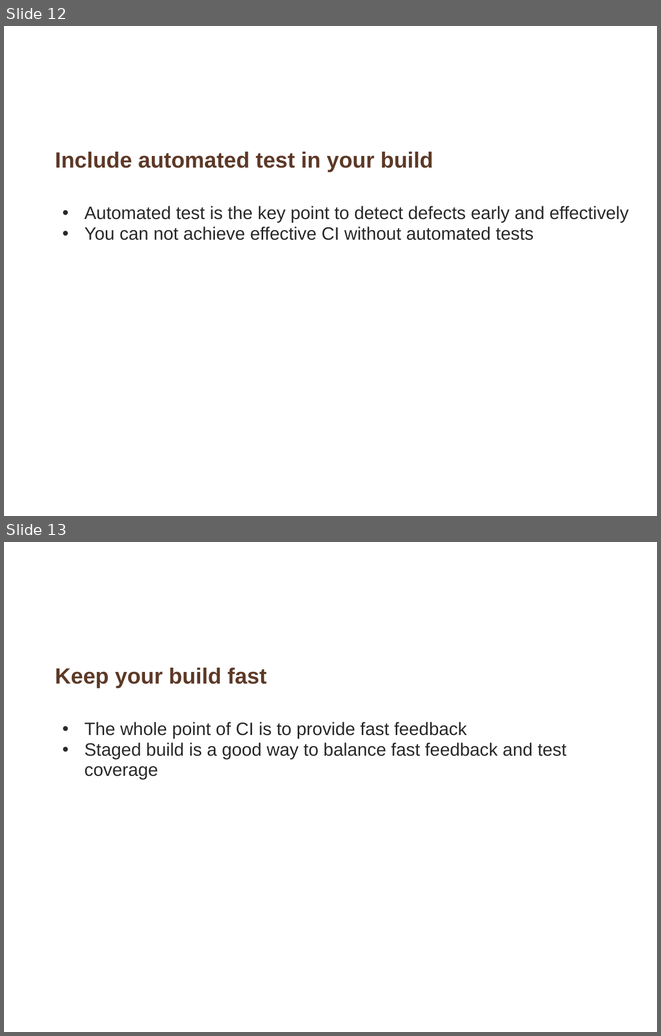
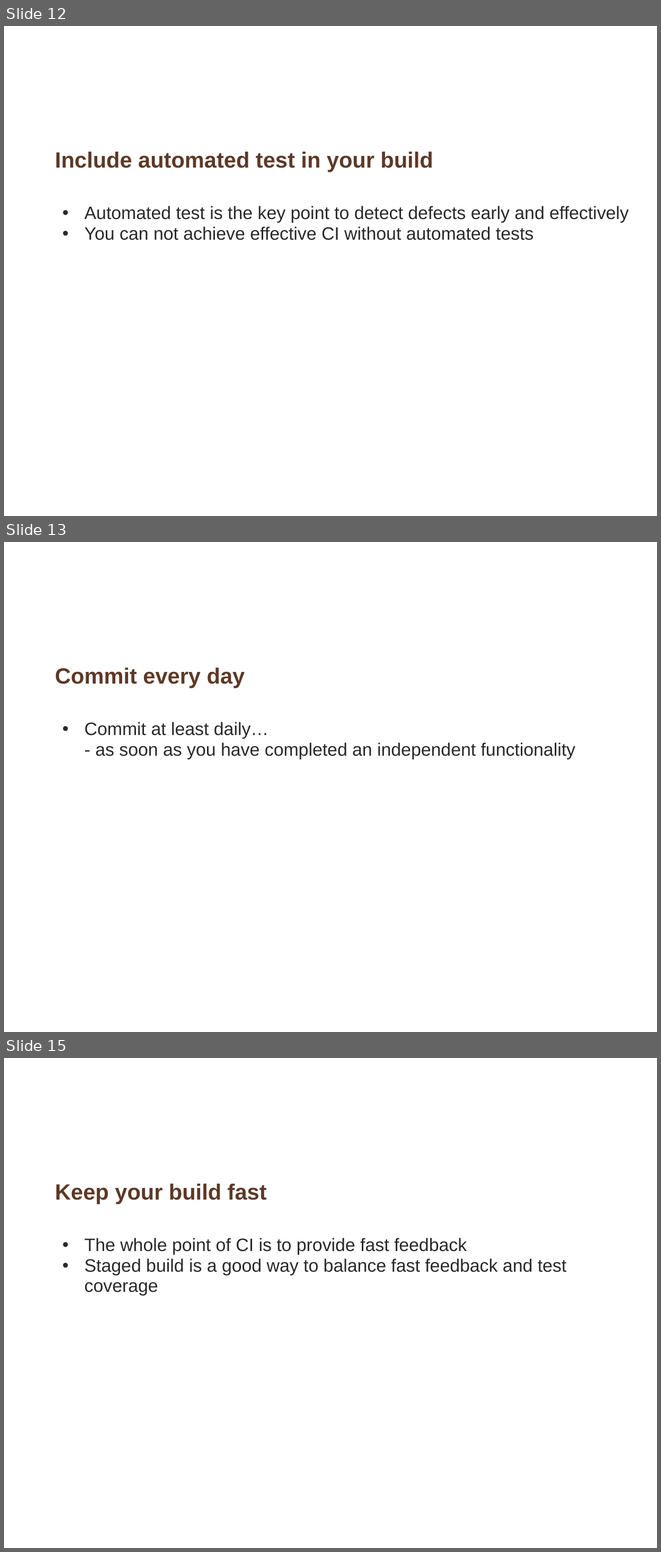
Before and after one commit to whimet/cruisetraining, a slide deck: Introduction_continuous_integration.ppt. Shown one above the other, each under a label of ours: slides 12 and 13 before the commit, slides 12, 13 and 15 after it; the slides between them are not shown. The pictures are 661x1036 and 661x1552 pixels, drawn with LibreOffice and Linux fonts; fonts in the diff are those of the drawing; background and template pictures are left out. Boxes give left, top, right and bottom in pixels: in the first picture for what was removed or moved away, otherwise in the second. Text is boxed around its words. In the diff, an @@ line names an element or a change of style, - is before the commit and + after.

```diff
--- a/Introduction_continuous_integration.ppt
+++ b/Introduction_continuous_integration.ppt
@@ slide 13 added at [4, 542, 657, 1032], background picture (left out) @@
@@ title added at [55, 668, 245, 688], 27 pt, text #5D3927, bold @@
+Commit every day
@@ text added at [85, 722, 576, 759], 22 pt, text #292929 @@
+  • Commit at least daily…
+  - as soon as you have completed an independent functionality
@@ what was slide 13 is now slide 15 @@
```
Also in this commit, not shown: 2 slides changed, 2 other slides added.
